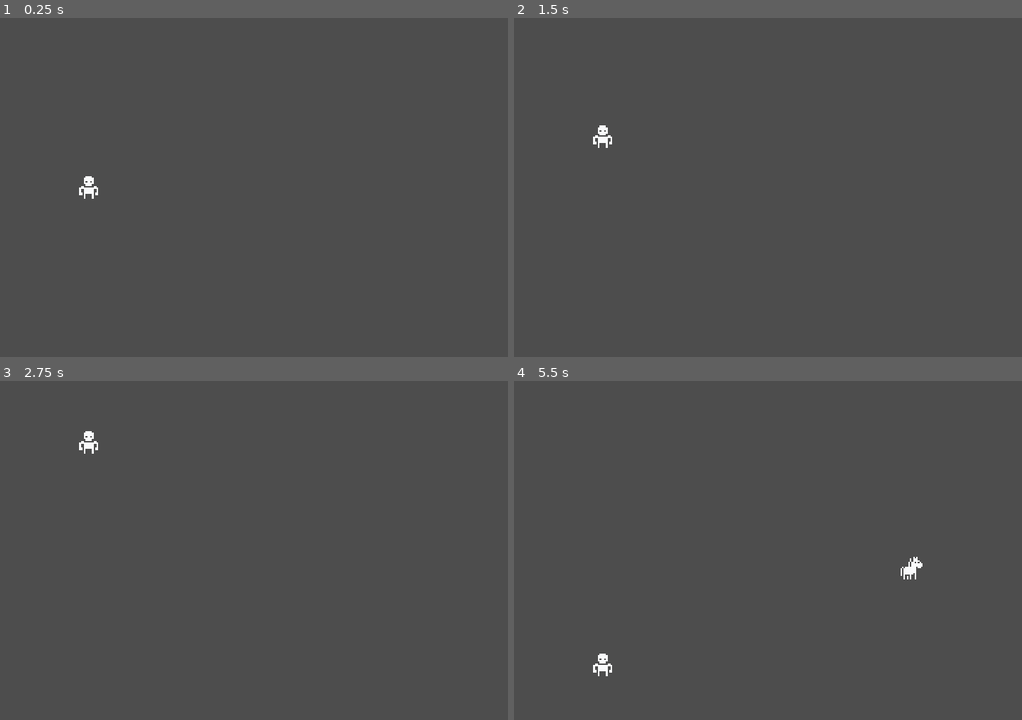
Above: before the commit, frames 1-4 (two rows, left to right).
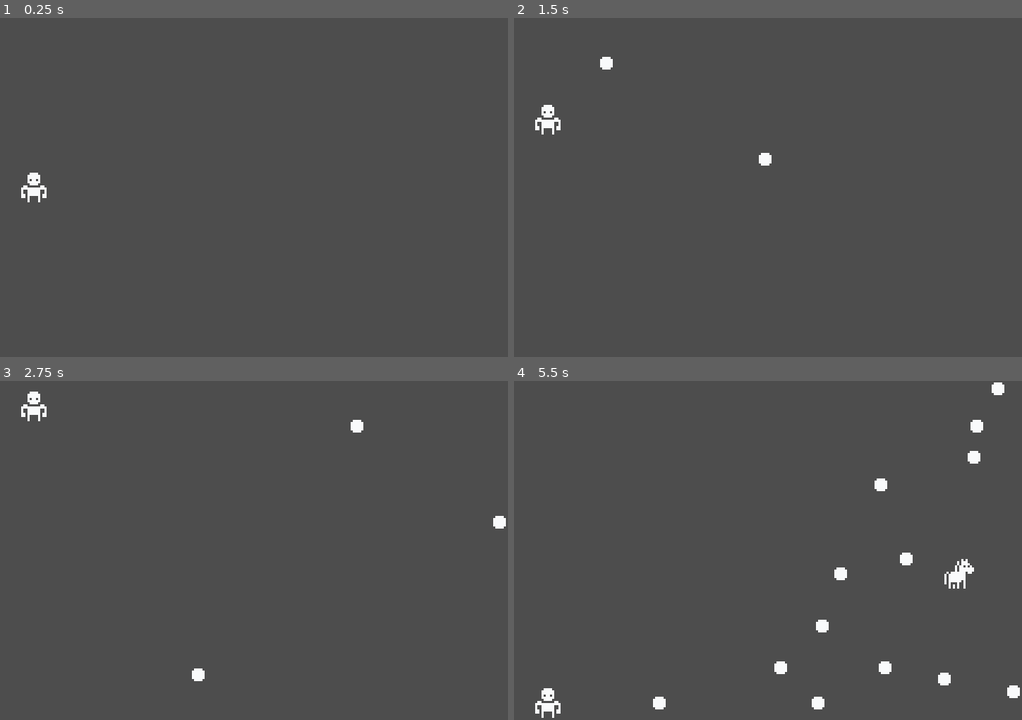
Above: after the commit, the same moments.

Repository: jkim1798/fourth-toy
Game: Godot game, scene res://scenes/game.tscn
The game is run twice, just before and just after one commit, with the same random seed, the same clock (stepped at 60 frames per second) and the same inputs.
Inputs (mouse positions are in pixels of both pictures, inside the frame that each line leads up to):
- Up to frame 1 (0.25 s): no input
- Up to frame 2 (1.5 s): tap Enter at 0.5 s; move the mouse to (879, 170) at 0.52 s; hold W (move_up) 0.53-1.28 s; click (879, 170) at 0.6 s; move the mouse to (666, 204) at 1.27 s; hold S (move_down) from 1.28 s (still down); click (666, 204) at 1.35 s
- Up to frame 3 (2.75 s): move the mouse to (304, 475) at 2.02 s; release S (move_down) at 2.03 s; hold W (move_up) from 2.03 s (still down); click (304, 475) at 2.1 s
- Up to frame 4 (5.5 s): move the mouse to (742, 618) at 2.77 s; click (742, 618) at 2.85 s; move the mouse to (920, 601) at 3.52 s; release W (move_up) at 3.53 s; hold S (move_down) from 3.53 s (still down); click (920, 601) at 3.6 s; move the mouse to (615, 499) at 4.27 s; click (615, 499) at 4.35 s; move the mouse to (793, 550) at 5.02 s; click (793, 550) at 5.1 s

The runs differ from the first frame. In frame 1, 0.3% of the frame differs, in the area x 4-20%, y 45-55%; in frame 2, 0.5%; in frame 3, 0.6%; in frame 4, 1.8%, in the area x 4-100%, y 0-100%.

Commit message:
Added sprite to bullets

Diff:
--- a/project/scenes/bullet.tscn
+++ b/project/scenes/bullet.tscn
@@ -1,6 +1,7 @@
-[gd_scene load_steps=5 format=3 uid="uid://rs246ieqnk2k"]
+[gd_scene load_steps=6 format=3 uid="uid://rs246ieqnk2k"]
 
 [ext_resource type="Script" path="res://scripts/bullet.gd" id="1_omdgk"]
+[ext_resource type="Texture2D" uid="uid://dy61idjxciuh0" path="res://assets/monochrome-transparent_packed.png" id="2_3l2ha"]
 
 [sub_resource type="CircleShape2D" id="CircleShape2D_fg0pw"]
 radius = 4.0
@@ -41,3 +42,10 @@
 libraries = {
 "": SubResource("AnimationLibrary_f82t6")
 }
+
+[node name="Sprite2D" type="Sprite2D" parent="."]
+texture_filter = 1
+texture_repeat = 1
+texture = ExtResource("2_3l2ha")
+region_enabled = true
+region_rect = Rect2(692, 196, 8, 8)
--- a/project/scenes/game.tscn
+++ b/project/scenes/game.tscn
@@ -42,7 +42,6 @@
 
 [node name="Camera2D" type="Camera2D" parent="."]
 position = Vector2(120, 80)
-zoom = Vector2(0.75, 0.75)
 
 [node name="Timer" type="Timer" parent="."]
 process_callback = 0
